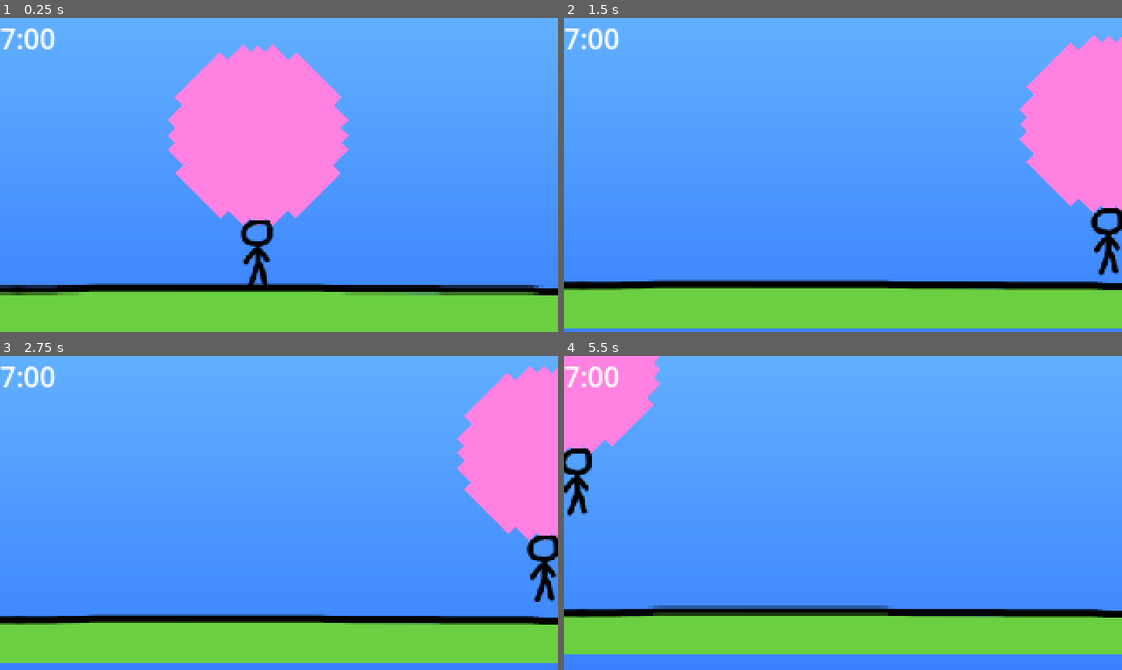
Above: before the commit, frames 1-4 (two rows, left to right).
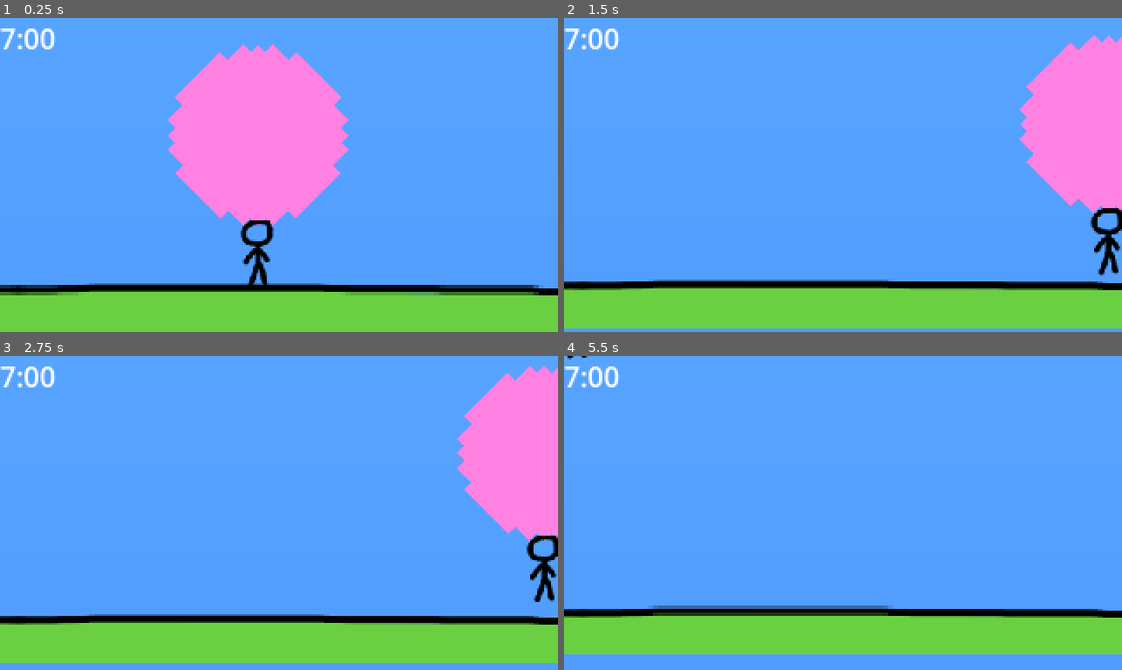
Above: after the commit, the same moments.

Repository: eagle-eye-scouter/GGJ_BubbleBlowing
Game: Godot game, scene res://scenes/scroll_world.tscn
Two runs of this game, one before a commit and one after it. Both use one fixed random seed, a clock stepped at 60 frames per second and the inputs below.
Inputs:
- Up to frame 1 (0.25 s): no input
- Up to frame 2 (1.5 s): hold D (player_right) 0.53-1.28 s; hold Space (player_breath) 0.53-1.28 s; hold S (player_down) from 1.28 s (still down); tap Space (player_breath) at 1.35 s
- Up to frame 3 (2.75 s): release S (player_down) at 2.03 s; hold D (player_right) from 2.03 s (still down); hold Space (player_breath) from 2.03 s (still down)
- Up to frame 4 (5.5 s): release D (player_right) at 2.78 s; release Space (player_breath) at 2.78 s; hold W (player_up) 2.78-3.53 s; tap Space (player_breath) at 2.85, 4.35 s; hold Space (player_breath) 3.53-4.28 s; hold A (player_left) 3.53-5.03 s; hold S (player_down) from 5.03 s (still down); hold Space (player_breath) from 5.03 s (still down)

The runs differ from the first frame. In frame 2, 1.1% of the frame differs, in the area x 0-100%, y 98-100%; in frame 3, 2.2%; in frame 4, 9.7%, in the area x 0-100%, y 0-100%.

Commit message:
Remove collision ceiling

Diff:
--- a/scenes/scroll_world.tscn
+++ b/scenes/scroll_world.tscn
@@ -13,10 +13,7 @@
 gradient = SubResource("Gradient_p0pkq")
 
 [sub_resource type="RectangleShape2D" id="RectangleShape2D_qts6x"]
-size = Vector2(202, 1247.5)
-
-[sub_resource type="RectangleShape2D" id="RectangleShape2D_6k36p"]
-size = Vector2(1837, 186.5)
+size = Vector2(202, 1554.75)
 
 [sub_resource type="RectangleShape2D" id="RectangleShape2D_qiv8v"]
 size = Vector2(1837, 186.5)
@@ -29,8 +26,9 @@
 layout_mode = 3
 anchors_preset = 0
 offset_left = 320.0
-offset_right = 500.0
-offset_bottom = 320.0
+offset_top = -499.0
+offset_right = 1897.0
+offset_bottom = -179.0
 rotation = 1.5708
 
 [node name="Sky" type="TextureRect" parent="Background"]
@@ -59,33 +57,21 @@
 position = Vector2(-101, 436)
 
 [node name="CollisionShape2D" type="CollisionShape2D" parent="Fixed/LeftWall"]
+position = Vector2(0, -153.625)
 shape = SubResource("RectangleShape2D_qts6x")
 
 [node name="RightWall" type="StaticBody2D" parent="Fixed"]
 position = Vector2(1253, 437)
 
 [node name="Collider" type="CollisionShape2D" parent="Fixed/RightWall"]
-position = Vector2(-832, -78)
+position = Vector2(-832, -157)
 shape = SubResource("RectangleShape2D_qts6x")
-
-[node name="UpWall" type="StaticBody2D" parent="Fixed"]
-position = Vector2(561, -94)
-
-[node name="CollisionShape2D" type="CollisionShape2D" parent="Fixed/UpWall"]
-shape = SubResource("RectangleShape2D_6k36p")
-
-[node name="DownWall" type="StaticBody2D" parent="Fixed"]
-position = Vector2(607, 901)
-
-[node name="Collider" type="CollisionShape2D" parent="Fixed/DownWall"]
-position = Vector2(-226, -582)
-shape = SubResource("RectangleShape2D_6k36p")
 
 [node name="KillZone" type="Area2D" parent="Fixed"]
 script = ExtResource("4_f4p2y")
 
 [node name="Collider" type="CollisionShape2D" parent="Fixed/KillZone"]
-position = Vector2(487, 262)
+position = Vector2(352, 886)
 shape = SubResource("RectangleShape2D_qiv8v")
 debug_color = Color(0.7, 0, 0, 0.419608)
 
Not shown: 1 places in scenes/scroll_world.tscn that only renumber resources
